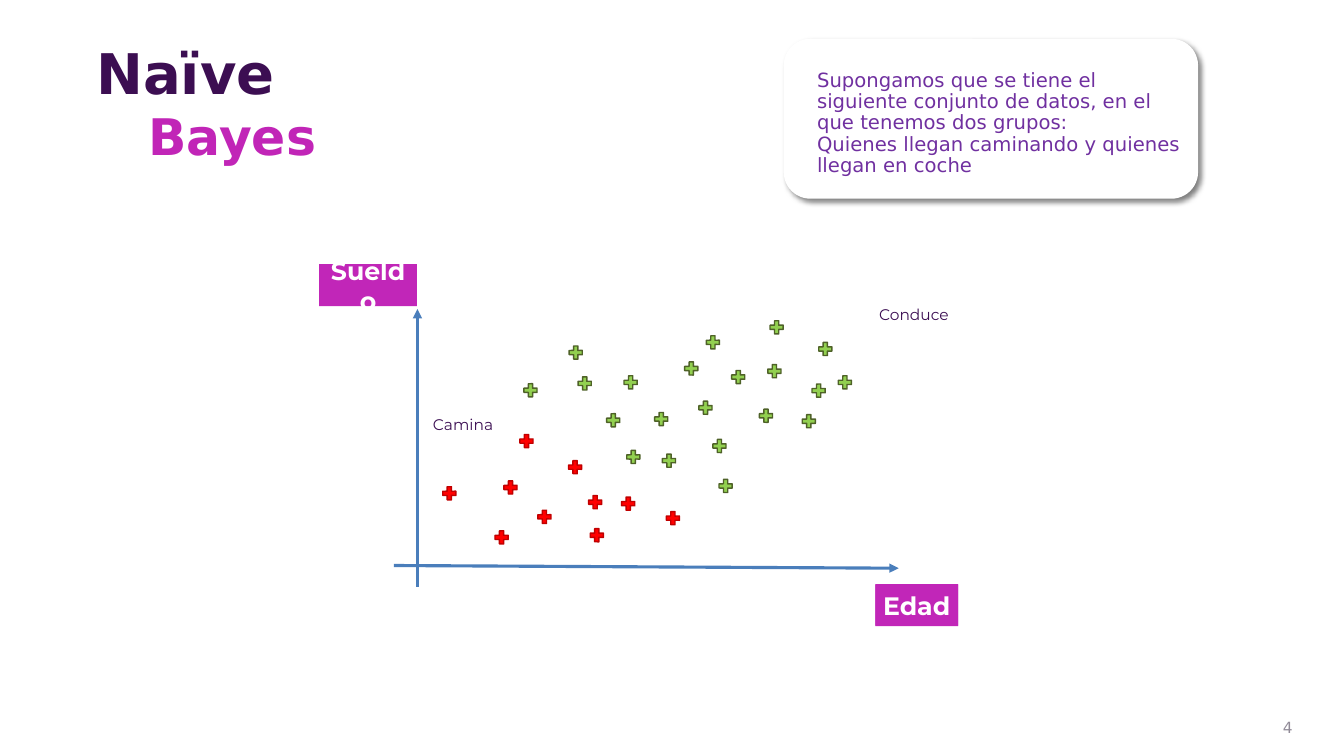
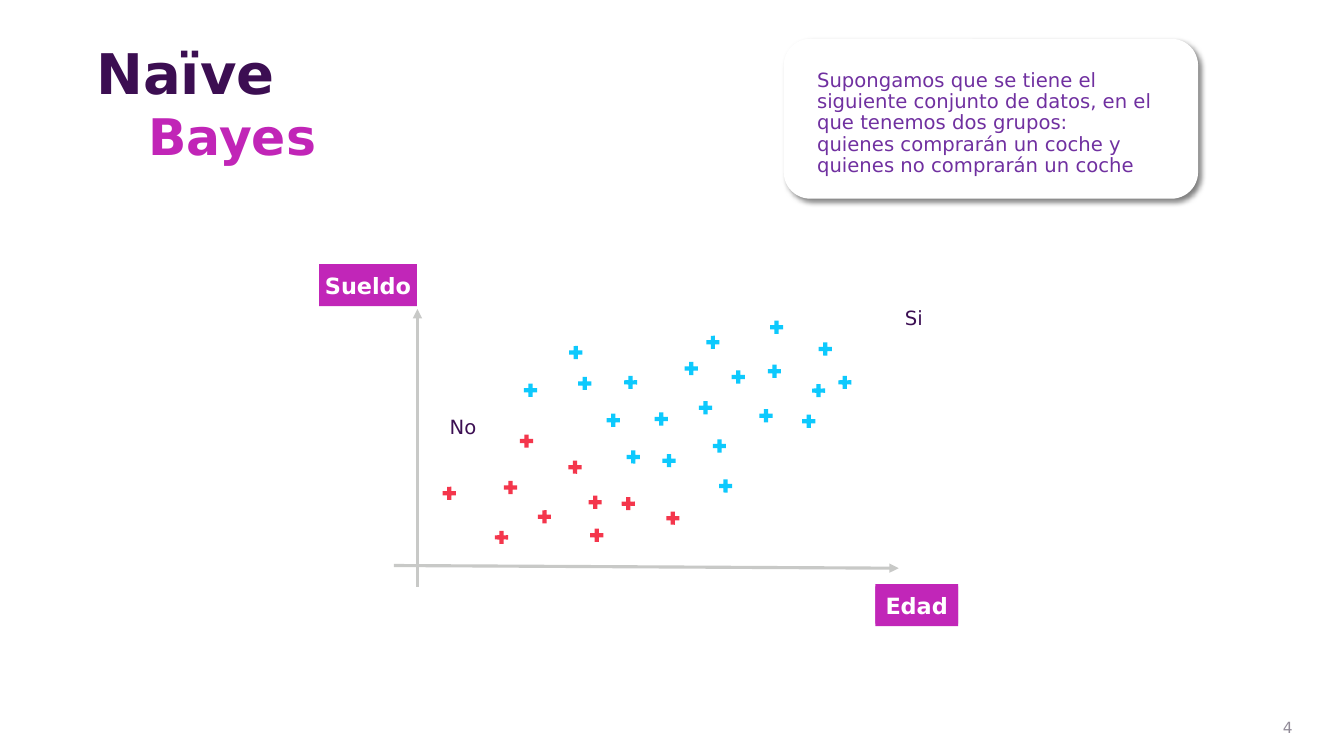
Before and after one commit to csameshiman/Axity_Curso_ML_2023, a slide deck: slide 4 of Diapositivas/Parte 03.Clasificación/03_03_Naive_Bayes.pptx. Drawn at 1344x756 pixels with LibreOffice and Linux fonts; fonts in the diff are those of the drawing; background and template pictures are left out. Boxes give left, top, right and bottom in pixels: in the first picture for what was removed or moved away, otherwise in the second. Text is boxed around its words. In the diff, an @@ line names an element or a change of style, - is before the commit and + after.

```diff
--- a/Diapositivas/Parte 03.Clasificación/03_03_Naive_Bayes.pptx
+++ b/Diapositivas/Parte 03.Clasificación/03_03_Naive_Bayes.pptx
@@ text at (817, 135, 1134, 176): text changed @@
-Quienes llegan caminando y quienes llegan en coche
+quienes comprarán un coche y quienes no comprarán un coche
@@ rectangle "Sueldo" at (320, 266, 417, 303): size 18 to 16 pt, font Montserrat to DejaVu Sans @@
@@ rectangle "Sueldo": place and size @@
-rectangle "Sueldo" at (320, 265, 417, 307)
+rectangle "Sueldo" at (320, 266, 417, 303)
@@ arrow (417, 587) - (417, 310): stroke #4A7EBB 2.25 pt to #C8C9C7 2.25 pt @@
@@ text at (905, 310, 923, 326): text changed; size 11 to 14 pt; font Montserrat to DejaVu Sans @@
-Conduce
+Si
@@ fill #92D050 to #0DC9FD; outline #4F6228 1 pt to none in 21 elements at (810, 382, 827, 399), (683, 359, 700, 377), (653, 411, 670, 428), (625, 448, 642, 465), (711, 437, 728, 454), (576, 375, 593, 392), (623, 374, 640, 391), (704, 334, 721, 351), (766, 362, 783, 380), (768, 319, 785, 336), (604, 412, 622, 429), (758, 407, 775, 424), (717, 477, 734, 495), (567, 344, 584, 361), (522, 382, 539, 399), (697, 399, 714, 416), (817, 340, 834, 357), (800, 413, 817, 430), (836, 374, 853, 391), (661, 452, 678, 469), (729, 369, 747, 386) @@
@@ text at (450, 419, 477, 435): text changed; size 11 to 14 pt; font Montserrat to DejaVu Sans @@
-Camina
+No
@@ fill #FF0000 to #F4364C; outline #C00000 1 pt to none in 10 elements at (441, 484, 458, 502), (502, 478, 519, 496), (620, 496, 637, 513), (566, 458, 583, 475), (518, 432, 535, 449), (664, 510, 681, 527), (536, 509, 553, 526), (586, 494, 603, 511), (494, 529, 511, 546), (588, 527, 605, 544) @@
@@ arrow (394, 566) - (899, 569): stroke #4A7EBB 2.25 pt to #C8C9C7 2.25 pt @@
@@ rectangle "Edad" at (875, 587, 958, 624): size 18 to 16 pt, font Montserrat to DejaVu Sans @@
```
Also in this commit, not shown: 14 other slides changed.
